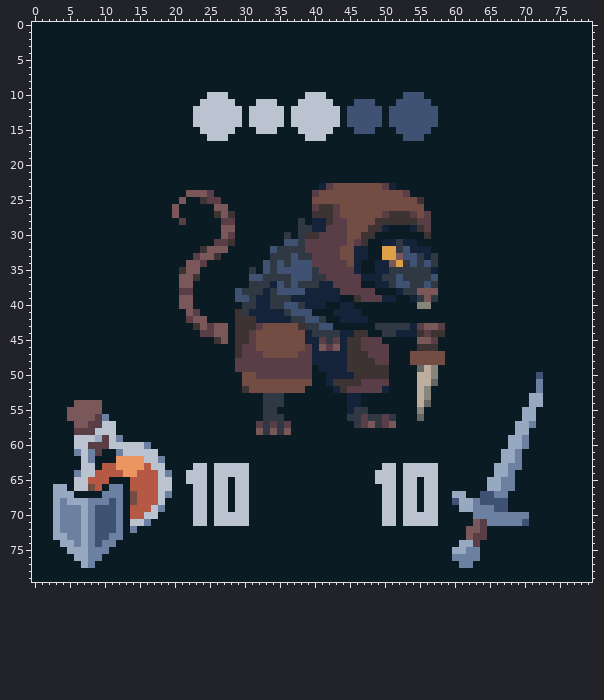
Pixel-art file: Assets/Graphics/new map object UI.aseprite. The picture above was drawn from the file before the commit.
80x80 pixels, 1 frame.
After the commit:
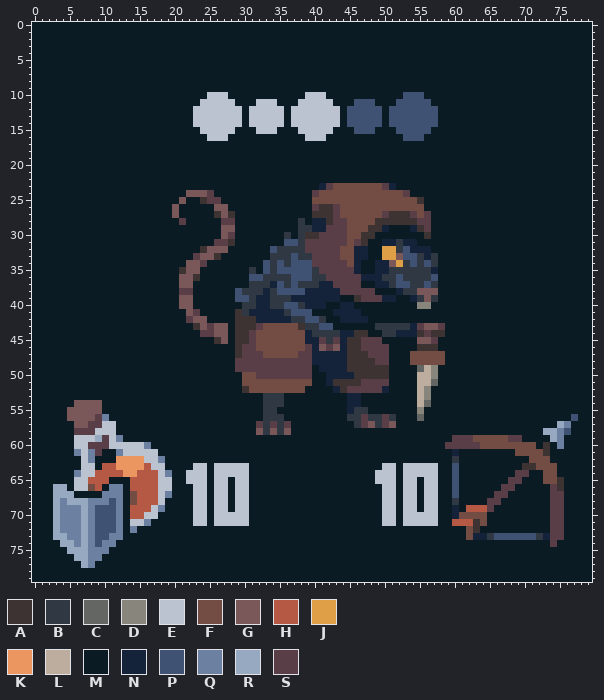
Palette (. is transparent): A #3d3333  B #303843  C #636663  D #87857c  E #bbc3d0  F #734c44  G #7a5859  H #b55945  J #de9f47  K #eb9661  L #bcad9f  M #0b1b23  N #14233a  P #405273  Q #6c81a1  R #96a9c1  S #593e47
From old to new:
layer "Sword" now hidden
layer "bow" added
y 50: x 72 P -> M
y 51..52: x 72 Q -> M
y 53..54: x 71..72 RR -> MM
y 55: x 70..71 RR -> MM
y 56: x 70..71 RR -> MM; x 77 M -> P
y 57: x 69..71 RRQ -> MMM; x 75..76 MM -> RQ
y 58: x 69..70 RR -> MM; x 73..76 MMMM -> RRQP
y 59: x 60..70 MMMMMMMMRRQ -> SSSFFFFFSSM; x 74..75 MM -> RQ
y 60: x 59..71 MMMMMMMMMRRQM -> SSSSSFFFFFFFF; x 73 M -> A; x 75 M -> Q
y 61: x 60 M -> N; x 67..73 RRQMMMM -> MMFFFFA
y 62: x 60 M -> B; x 67..69 RRQ -> MMM; x 71..73 MMM -> FFF
y 63: x 60 M -> P; x 66..74 RRQQMMMMM -> MMMMAAFFF
y 64: x 60 M -> P; x 66..70 RRQMM -> MMMSS; x 73..74 MM -> FF
y 65: x 60 M -> P; x 65..69 RRQQM -> MMMSS; x 73..75 MMM -> FFA
y 66: x 60 M -> P; x 65..68 RRQQ -> MMSS; x 74..75 MM -> SA
y 67: x 60..61 RR -> PM; x 64..67 PPQQ -> MMSS; x 74..75 MM -> SS
y 68: x 60..67 PRRQPPPP -> BMMMMSSM; x 74..75 MM -> SS
y 69: x 60..67 MRRQQQPP -> NMHHHSMM; x 74..75 MM -> SS
y 70: x 60..70 MMMQQQQQQQQ -> NFFFFMMMMMM; x 74..75 MM -> SS
y 71: x 60..70 MMMGSQQQQQP -> HHHAFMMMMMM; x 74..75 MM -> SS
y 72: x 62..64 GGS -> FAM; x 74..75 MM -> SS
y 73: x 62..75 GSSMMMMMMMMMMM -> FNNBPPPPPPBNSS
y 74: x 61..63 RRS -> MMM; x 74 M -> S
y 75: x 60..63 RRQQ -> MMMM
y 76: x 60..63 QQQQ -> MMMM
y 77: x 61..62 QQ -> MM
